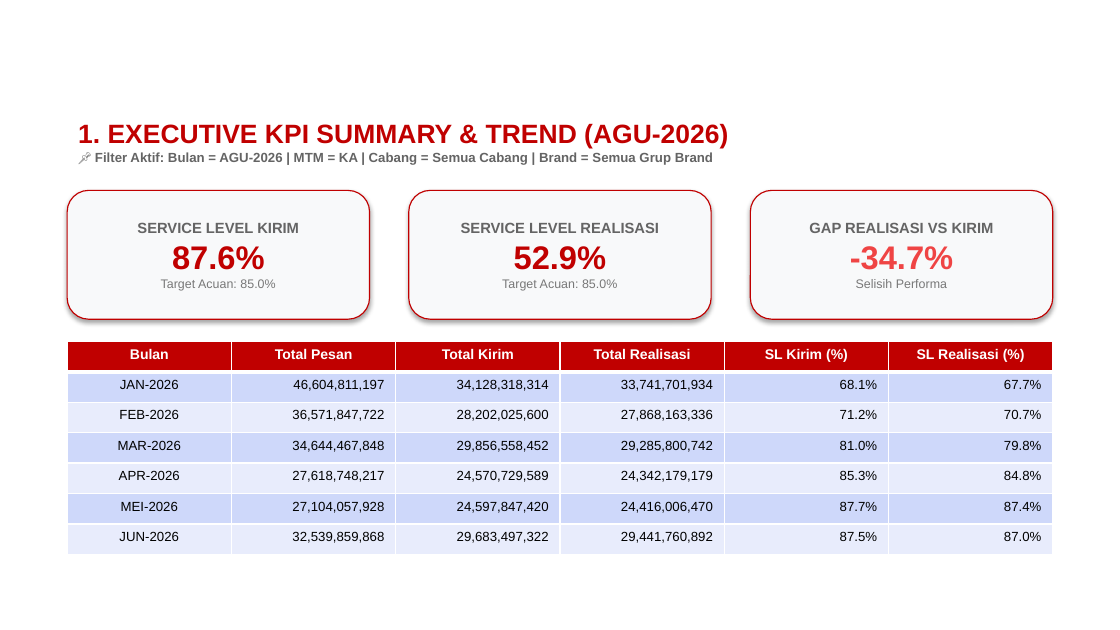
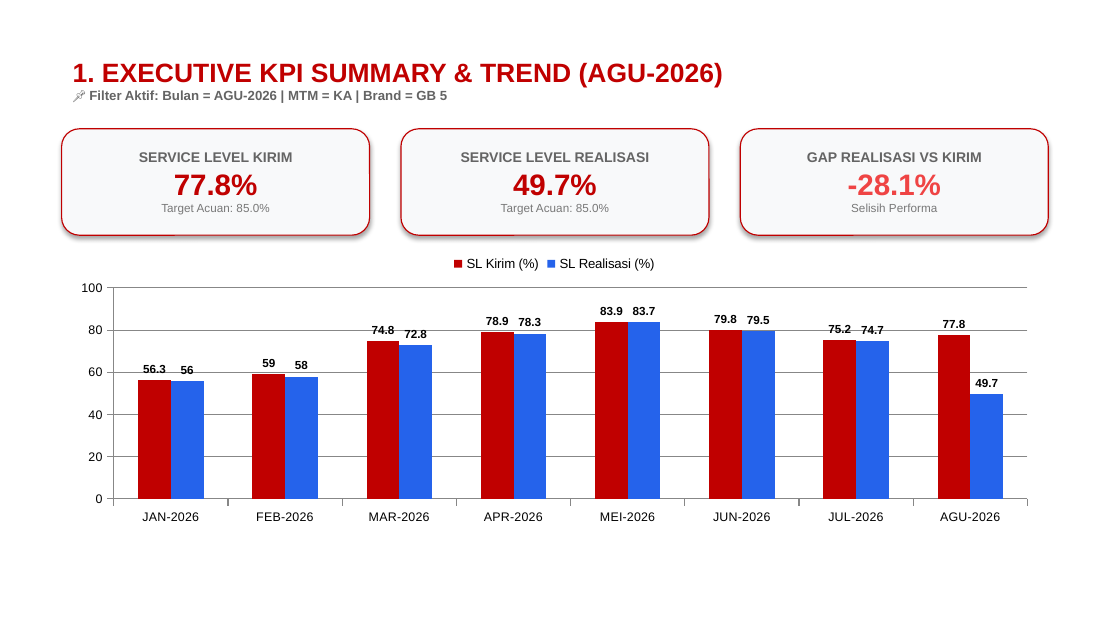
Before and after one commit to argo-gif/SL-MTM, a slide deck: slide 2 of backend/generated_mtm_report.pptx. Drawn at 1120x630 pixels with LibreOffice and Linux fonts; fonts in the diff are those of the drawing; background and template pictures are left out. Boxes give left, top, right and bottom in pixels: in the first picture for what was removed or moved away, otherwise in the second. Text is boxed around its words. In the diff, an @@ line names an element or a change of style, - is before the commit and + after.

```diff
--- a/backend/generated_mtm_report.pptx
+++ b/backend/generated_mtm_report.pptx
@@ text "1. EXECUTIVE KPI SUMMARY & ..." moved from (x1=78, y1=123, x2=728, y2=165) to (x1=73, y1=62, x2=723, y2=100) @@
@@ text at (x1=89, y1=90, x2=447, y2=100): text changed @@
-📌 Filter Aktif: Bulan = AGU-2026 | MTM = KA | Cabang = Semua Cabang | Brand = Semua Grup Brand
+📌 Filter Aktif: Bulan = AGU-2026 | MTM = KA | Brand = GB 5
@@ rounded rectangle "SERVICE LEVEL KIRIM" resized from (x1=67, y1=190, x2=370, y2=319) to (x1=62, y1=129, x2=370, y2=235) @@
@@ rounded rectangle "SERVICE LEVEL REALISASI" resized from (x1=409, y1=190, x2=711, y2=319) to (x1=401, y1=129, x2=709, y2=235) @@
@@ rounded rectangle "GAP REALISASI VS KIRIM" resized from (x1=750, y1=190, x2=1053, y2=319) to (x1=740, y1=129, x2=1048, y2=235) @@
@@ text in rounded rectangle at (x1=139, y1=152, x2=293, y2=215): size 9.5 to 9 pt in "SERVICE LEVEL KIRIM"; size 8 to 7.5 pt in "Target Acuan: 85.0%" @@
@@ text in rounded rectangle at (x1=174, y1=174, x2=258, y2=196): text changed; size 21 to 19 pt @@
-87.6%
+77.8%
@@ text in rounded rectangle at (x1=461, y1=152, x2=650, y2=215): size 9.5 to 9 pt in "SERVICE LEVEL REALISASI"; size 8 to 7.5 pt in "Target Acuan: 85.0%" @@
@@ text in rounded rectangle at (x1=513, y1=174, x2=597, y2=196): text changed; size 21 to 19 pt @@
-52.9%
+49.7%
@@ text in rounded rectangle at (x1=807, y1=152, x2=982, y2=212): size 9.5 to 9 pt in "GAP REALISASI VS KIRIM"; size 8 to 7.5 pt in "Selisih Performa" @@
@@ text in rounded rectangle at (x1=848, y1=174, x2=941, y2=196): text changed; size 21 to 19 pt @@
--34.7%
+-28.1%
@@ column chart added at (x1=62, y1=244, x2=1047, y2=530) @@
+categories: JAN-2026, FEB-2026, MAR-2026, APR-2026, MEI-2026, JUN-2026, JUL-2026, AGU-2026
+SL Kirim (%): 56.3, 59, 74.8, 78.9, 83.9, 79.8, 75.2, 77.8
+SL Realisasi (%): 56, 58, 72.8, 78.3, 83.7, 79.5, 74.7, 49.7
@@ table removed at (x1=67, y1=342, x2=1055, y2=554), 7 rows, 6 columns @@
-Bulan | Total Pesan | Total Kirim | Total Realisasi | SL Kirim (%) | SL Realisasi (%)
-JAN-2026 | 46,604,811,197 | 34,128,318,314 | 33,741,701,934 | 68.1% | 67.7%
-FEB-2026 | 36,571,847,722 | 28,202,025,600 | 27,868,163,336 | 71.2% | 70.7%
-MAR-2026 | 34,644,467,848 | 29,856,558,452 | 29,285,800,742 | 81.0% | 79.8%
-APR-2026 | 27,618,748,217 | 24,570,729,589 | 24,342,179,179 | 85.3% | 84.8%
-MEI-2026 | 27,104,057,928 | 24,597,847,420 | 24,416,006,470 | 87.7% | 87.4%
-JUN-2026 | 32,539,859,868 | 29,683,497,322 | 29,441,760,892 | 87.5% | 87.0%
```
Also in this commit, not shown: 1 other slide changed, 8 slides added.
